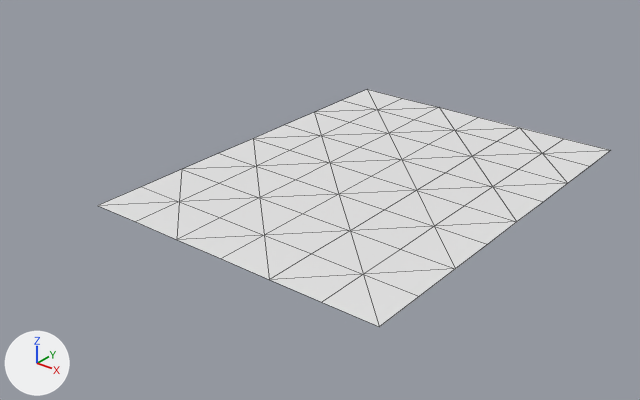
What one commit did to the OBJ model assets/maps/chunks/terrain_lod2_-4_-3.obj.
Both versions are drawn from a 50 mm lens placed at (-146.3, 60.5, 46.7), pointed at (-223.5, 157.1, -13.1). Lighting does not change. The marker at lower left points along +X, +Y and +Z. The older version comes first. Mesh edges are drawn as thin lines. Where no turn or scale is listed for an object, it has been applied to the vertices.

The older version as bpy lines, for what is in view:
```python
me_terrain_lod2__4__3 = bpy.data.meshes.new('terrain_lod2_-4_-3')
me_terrain_lod2__4__3.from_pydata(...)  # 63 vertices, 96 faces; spans x -240.0..-192.0, y 128.0..192.0, z -8.0
# before: 62 (-192.0, 128.0, -8.0) at pixel (379, 326)
ob_terrain_lod2__4__3 = bpy.data.objects.new('terrain_lod2_-4_-3', me_terrain_lod2__4__3)
ob_terrain_lod2__4__3.location = (0.0, 0.0, 0.0)
```
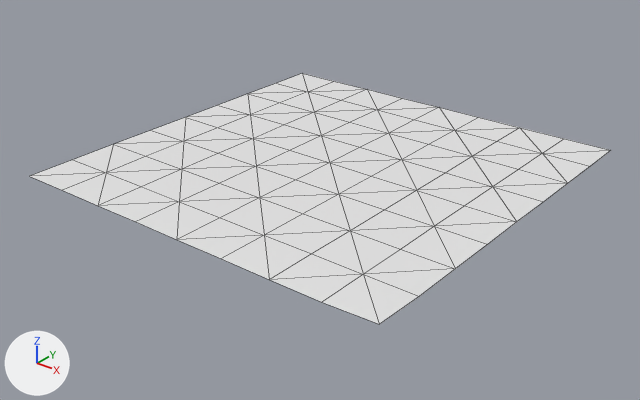
Location of each change, [x1, y1, x2, y2] in pixels of the pictures (640 x 400 px; the box of a moved part takes in the faces that stretch with it):
'terrain_lod2_-4_-3', reshaped (13% wider): before [98, 90, 611, 327]; after [30, 73, 611, 324]
part 1 of me_terrain_lod2__4__3, added: after [30, 73, 367, 206]
part 2 of me_terrain_lod2__4__3, moved or reshaped: before [323, 274, 419, 327]; after [323, 274, 419, 324]

Patch to the scene script:
```diff
--- a/assets/maps/chunks/terrain_lod2_-4_-3.obj.py
+++ b/assets/maps/chunks/terrain_lod2_-4_-3.obj.py
@@ me_terrain_lod2__4__3 @@
 # used by ob_terrain_lod2__4__3; location = (0.0, 0.0, 0.0)
 # verts and faces of me_terrain_lod2__4__3; kept vertices keep their numbers, new ones are numbered from 63
-me_terrain_lod2__4__3.from_pydata(...)  # 63 vertices, 96 faces; spans x -240.0..-192.0, y 128.0..192.0, z -8.0
+me_terrain_lod2__4__3.from_pydata(...)  # 81 vertices, 128 faces; spans x -256.0..-192.0, y 128.0..192.0, z -8.0..-7.7
+# me_terrain_lod2__4__3 part 1
+# 9 new vertices lie (-8.0, 0.0, 0.0) away from vertices in x -240.0, y 128.0..192.0, z -8.0
+# 9 new vertices lie (-8.0, 0.0, 0.0) away from vertices in x -248.0, y 128.0..192.0, z -8.0
+# 32 new faces join them
+# me_terrain_lod2__4__3 part 2
+verts[62] = (-192.0, 128.0, -7.7)  # moved, pixel (379, 324)
```
